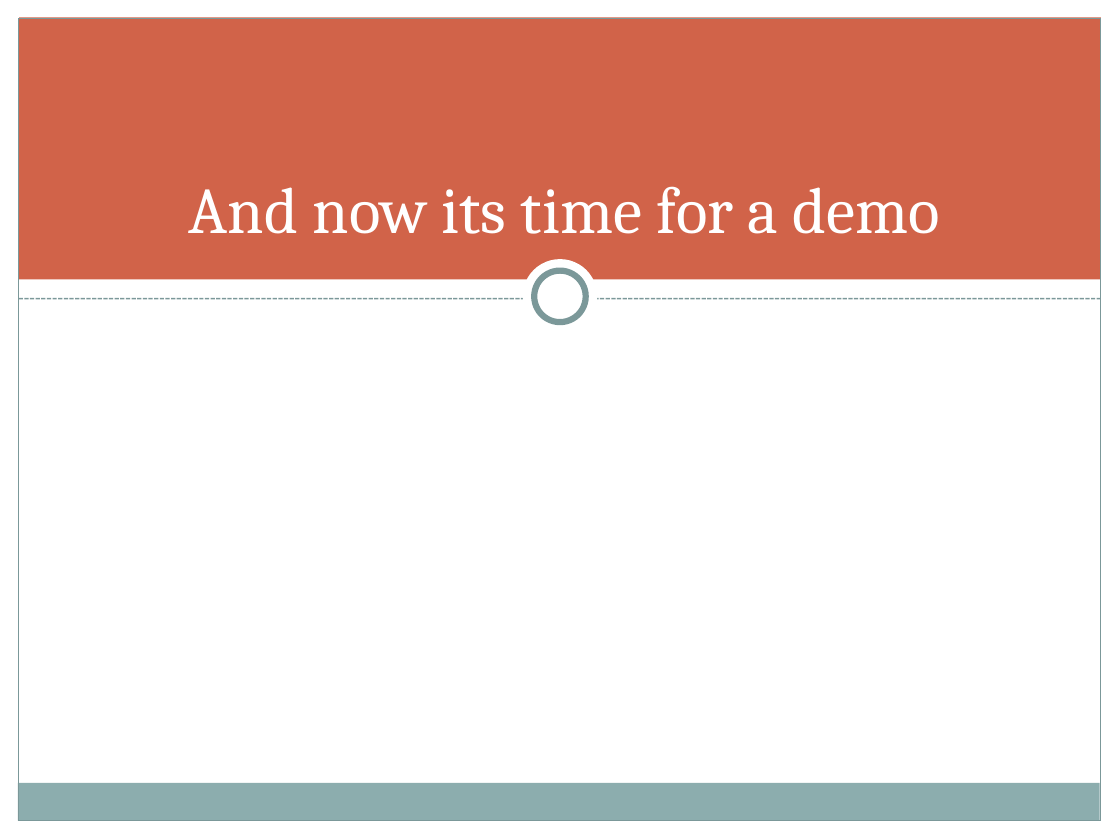
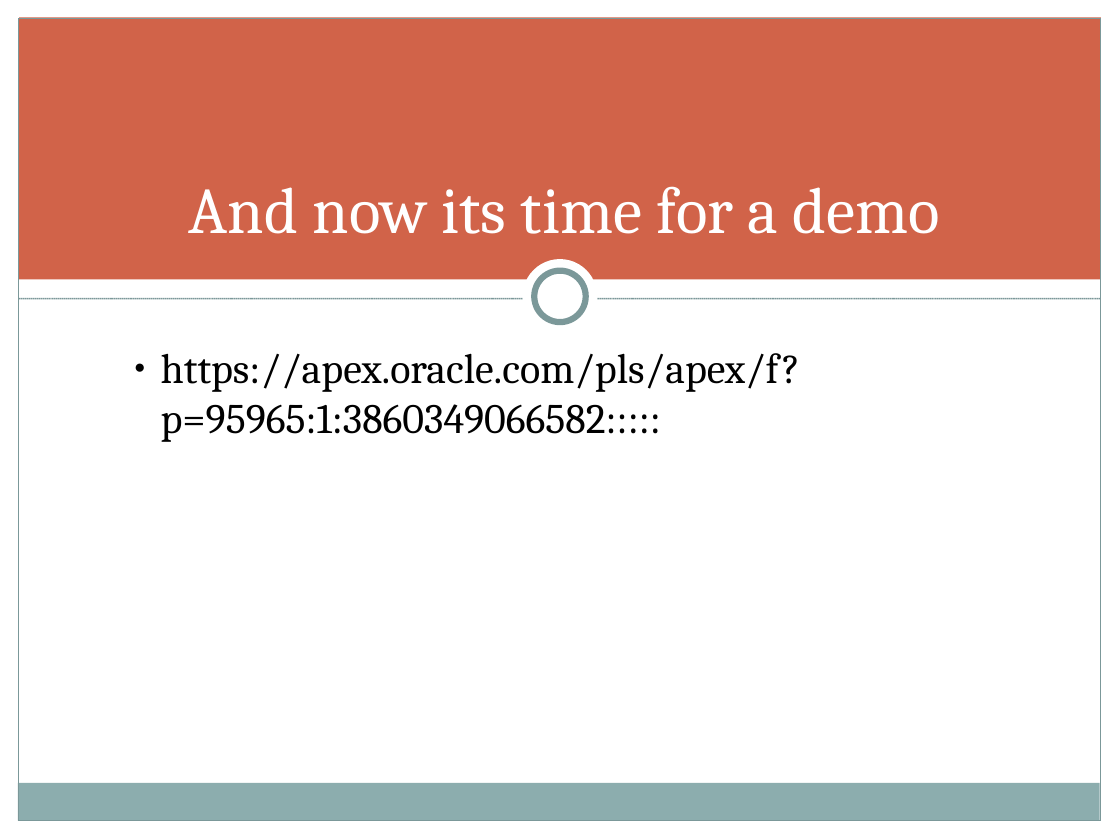
Before and after one commit to animeshg93/CS347AnimeshMayur, a slide deck: slide 16 of Data Management/Final Presentation.pptx. Drawn at 1120x840 pixels with LibreOffice and Linux fonts; fonts in the diff are those of the drawing. Boxes give left, top, right and bottom in pixels: in the first picture for what was removed or moved away, otherwise in the second. Text is boxed around its words. In the diff, an @@ line names an element or a change of style, - is before the commit and + after.

```diff
--- a/Data Management/Final Presentation.pptx
+++ b/Data Management/Final Presentation.pptx
@@ rectangle at (x1=19, y1=19, x2=1101, y2=821): outline #7C999A 0.75 pt to #7B9899 0.74 pt @@
@@ text added at (x1=161, y1=353, x2=800, y2=442), 27 pt, text #000000 @@
+● https://apex.oracle.com/pls/apex/f?p=95965:1:3860349066582:::::
```
Also in this commit, not shown: 15 other slides changed, 1 other file.
